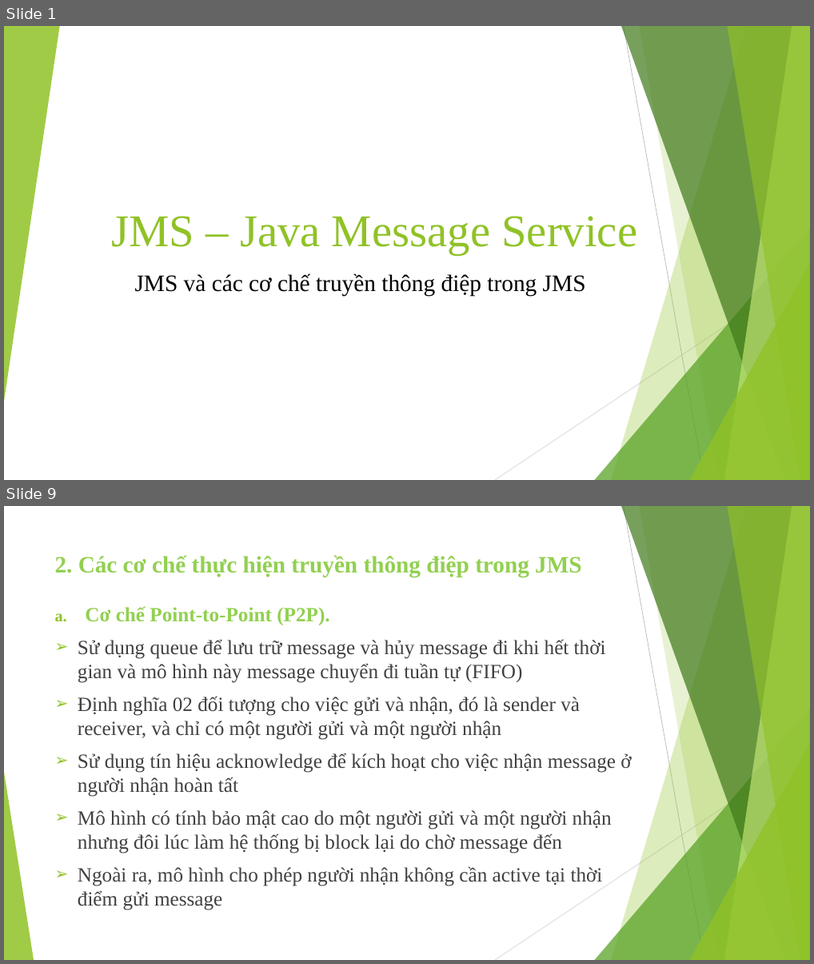
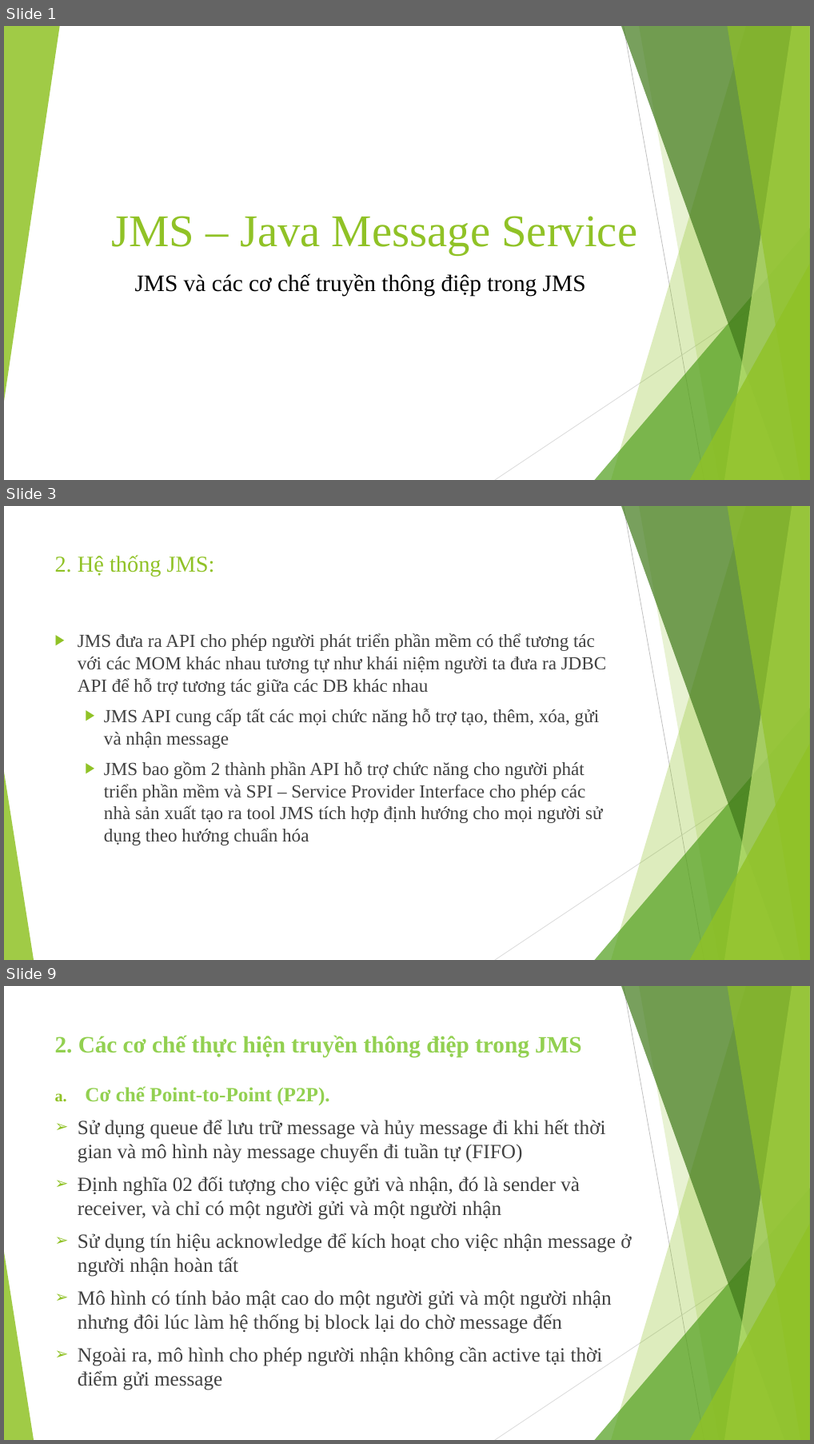
Before and after one commit to tranchuyen282/PTIT, a slide deck: PTPMDV/SlideJMS.pptx. Shown one above the other, each under a label of ours: slides 1 and 9 before the commit, slides 1, 3 and 9 after it; the slides between them are not shown. The pictures are 814x964 and 814x1444 pixels, drawn with LibreOffice and Linux fonts; fonts in the diff are those of the drawing. Boxes give left, top, right and bottom in pixels: in the first picture for what was removed or moved away, otherwise in the second. Text is boxed around its words. In the diff, an @@ line names an element or a change of style, - is before the commit and + after.

```diff
--- a/PTPMDV/SlideJMS.pptx
+++ b/PTPMDV/SlideJMS.pptx
@@ slide 3 added at bbox=[4, 506, 810, 960], background #FFFFFF; not listed: 10 template elements that a slide beside it also shows @@
@@ title added at bbox=[55, 555, 215, 576], 27 pt, text #90C226 @@
+2. Hệ thống JMS:
@@ text added at bbox=[78, 633, 606, 845], 22 pt, text #404040 @@
+▶ JMS đưa ra API cho phép người phát triển phần mềm có thể tương tác với các MOM khác nhau tương tự như khái niệm người ta đưa ra JDBC API để hỗ trợ tương tác giữa các DB khác nhau
+  ▶ JMS API cung cấp tất các mọi chức năng hỗ trợ tạo, thêm, xóa, gửi và nhận message
+  ▶ JMS bao gồm 2 thành phần API hỗ trợ chức năng cho người phát triển phần mềm và SPI – Service Provider Interface cho phép các nhà sản xuất tạo ra tool JMS tích hợp định hướng cho mọi người sử dụng theo hướng chuẩn hóa
```
Also in this commit, not shown: 3 slides changed, 3 other slides added, 4 slides removed, 4 other files.
